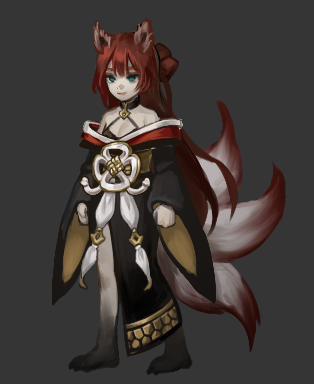
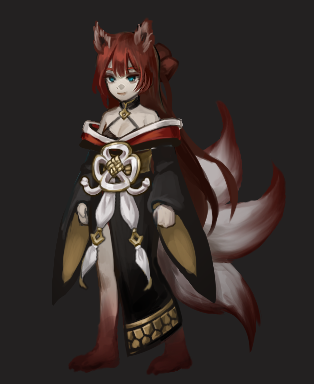
Revision of a layered (314, 384) image; what changed, layer by layer:
painted on "합본" over [67, 66, 205, 376]
painted on "Head 복사" over [124, 66, 152, 87]
painted on "R_foot 복사" over [146, 343, 194, 376]
painted on "R_leg 복사" over [131, 296, 189, 360]
painted on "L_foot 복사" over [67, 337, 120, 374]
painted on "L_leg 복사" over [95, 263, 121, 352]
painted on "레이어 7" over [0, 0, 314, 384]
hid "용지" over [0, 0, 314, 384]
